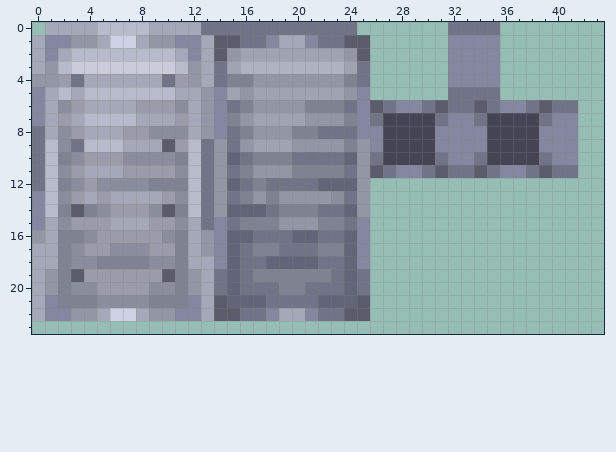
Two versions of one pixel-art sprite, src/main/resources/assets/minecraft/textures/combatify/iron_shield_base_nopattern.png. The picture above is the old version.
The file is 64x64 pixels. Colours within 5 levels of each other are drawn and written as one. Shown: x 0..43, y 0..23.
After the commit:
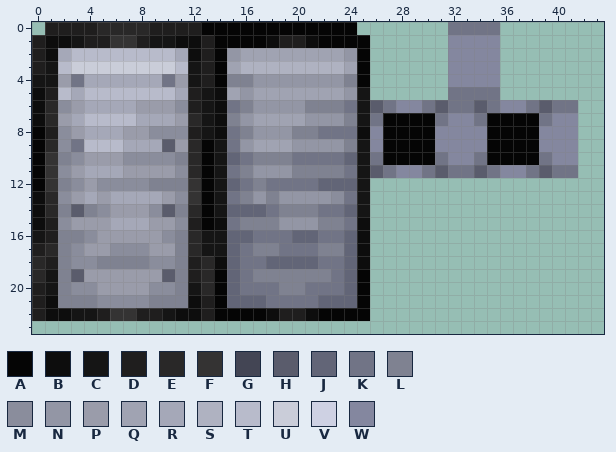
Palette (. is transparent): A #050505  B #0d0d0d  C #151515  D #1f1e1e  E #292828  F #343333  G #434554  H #5a5c6c  J #626577  K #717486  L #7f8291  M #8a8d9c  N #9396a5  P #9a9caa  Q #a0a3b2  R #a5a8b8  S #afb2c1  T #b8bbcb  U #cacdd9  V #ced1e3  W #84879f
What changed:
Colour G gives way to colour A in rows 7 to 10 at x 27 to 30 and 35 to 38.
Colour H gives way to colour A in row 1 at x 14 to 15 and 24 to 25; in row 2 at x 14 and 25; in row 21 at x 14 and 25; in row 22 at x 14 to 15 and 24 to 25.
Colour K gives way to colour A in row 0 at x 13 to 24; in row 1 at x 16 to 17 and 22 to 23; in rows 3 to 4 at x 14 and 25; in row 8 at x 0; in rows 9 to 12 at x 0 and 13; in rows 13 to 15 at x 13.
Colour K gives way to colour A in rows 19 to 20 at x 14 and 25; in row 22 at x 16 to 17 and 22 to 23.
Colour W gives way to colour B in row 1 at x 1 to 2, 11 to 12, 18 and 21; in row 2 at x 1 and 12; in rows 5 to 7 at x 0 and 14; in row 8 at x 14 and 25; in rows 13 to 14 at x 0; in row 15 at x 0, 14 and 25.
Colour W gives way to colour B in rows 16 to 17 at x 25; in row 18 at x 14 and 25; in row 21 at x 1 and 12; in row 22 at x 1 to 2, 11 to 12, 18 and 21.
Colour N gives way to colour C in row 1 at x 3 and 9 to 10; in row 3 at x 1 and 12; in row 4 at x 0 to 1 and 12; in rows 5 to 8 at x 13; in rows 9 to 14 at x 14 and 25; in row 16 at x 0 and 13.
Colour N gives way to colour C in row 17 at x 13; in row 19 at x 1; in row 20 at x 1 and 12; in row 22 at x 3 to 4 and 10.
Colour W gives way to colour C in rows 5 to 7 at x 25; in rows 16 to 17 at x 14.
Colour N gives way to colour D in row 1 at x 4; in row 19 at x 12; in row 22 at x 9.
Colour R gives way to colour D in row 0 at x 1 to 4 and 9 to 12; in row 1 at x 0, 5, 8, 13 and 19 to 20; in rows 2 to 3 at x 0 and 13; in row 4 at x 13; in row 5 at x 1 and 12; in row 6 at x 12.
Colour R gives way to colour D in row 8 at x 1 and 12; in row 15 at x 1 and 12; in row 16 at x 1; in row 17 at x 0; in row 18 at x 1 and 12; in row 20 at x 0.
Colour R gives way to colour D in row 21 at x 0 and 13; in row 22 at x 0, 5, 8, 13 and 19 to 20.
Colour R gives way to colour E in row 6 at x 1; in row 7 at x 1 and 12; in row 16 at x 12; in row 17 at x 1 and 12; in rows 18 to 19 at x 0 and 13; in row 20 at x 13.
Colour T gives way to colour E in row 0 at x 5 to 8; in row 9 at x 1 and 12; in rows 10 to 11 at x 12; in row 13 at x 1; in row 14 at x 1 and 12.
Colour T gives way to colour F in rows 10 to 11 at x 1; in row 12 at x 1 and 12; in row 13 at x 12.
Colour V gives way to colour F in row 1 at x 6 to 7; in row 22 at x 6 to 7.
Where, in picture pixels (left, top, right, bottom), the same in both pictures:
changed: (32, 22, 539, 321)
